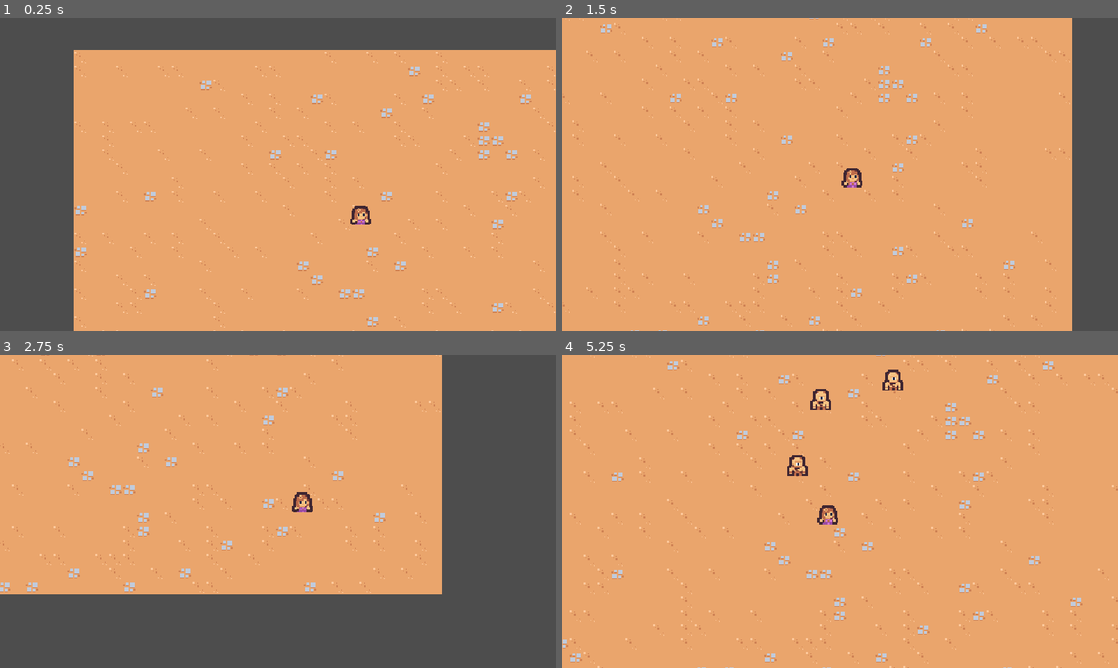
Above: before the commit, frames 1-4 (two rows, left to right).
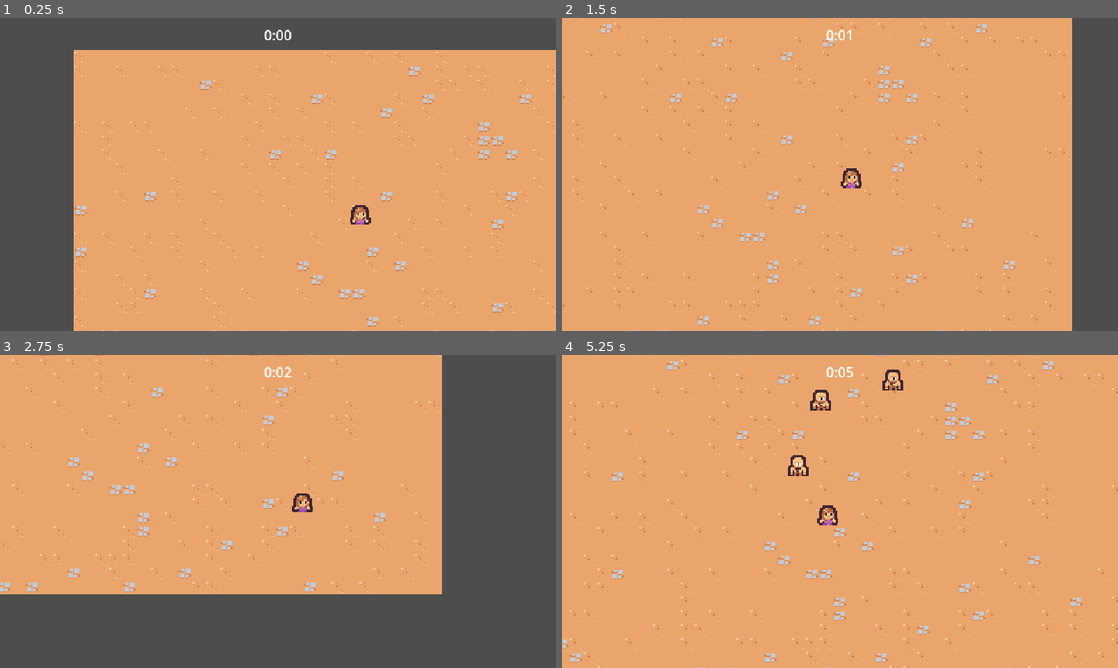
Above: after the commit, the same moments.

Repository: annehailer/cute-survivors
Game: Godot game, scene res://scenes/main/main.tscn
The game is run twice, just before and just after one commit, with the same random seed, the same clock (stepped at 60 frames per second) and the same inputs.
Inputs:
- Up to frame 1 (0.25 s): no input
- Up to frame 2 (1.5 s): hold Right (move_right) 0.53-1.28 s; hold Down (move_down) from 1.28 s (still down)
- Up to frame 3 (2.75 s): release Down (move_down) at 2.03 s; hold Right (move_right) from 2.03 s (still down)
- Up to frame 4 (5.25 s): release Right (move_right) at 2.78 s; hold Up (move_up) 2.78-3.53 s; hold Left (move_left) 3.53-5.03 s; hold Down (move_down) from 5.03 s (still down)

The runs differ from the first frame. In frame 1, 0.2% of the frame differs, in the area x 47-67%, y 3-66%; in frame 2, 0.2%; in frame 3, 0.1%; in frame 4, 0.3%, in the area x 40-62%, y 3-55%.

Commit message:
feat: timer

Diff:
--- a/project.godot
+++ b/project.godot
@@ -75,4 +75,3 @@
 
 textures/canvas_textures/default_texture_filter=0
 rendering_device/driver.windows="d3d12"
-2d/snap/snap_2d_transforms_to_pixel=true
--- /dev/null
+++ b/scenes/UI/arena_time_ui.gd
@@ -0,0 +1,18 @@
+extends CanvasLayer
+
+
+@export var arena_time_manager: Node
+@onready var label: = $%Label
+
+
+func _process(delta):
+	if arena_time_manager == null:
+		return
+	var time_elapsed = arena_time_manager.get_time_elapsed()
+	label.text = format_seconds_to_string(time_elapsed)
+
+
+func format_seconds_to_string(seconds: float):
+	var minutes = int(floor(seconds / 60))
+	var remaining_seconds = seconds - (minutes * 60)
+	return str(minutes) + ":" + ("%02d" % floor(remaining_seconds))
--- /dev/null
+++ b/scenes/UI/arena_time_ui.tscn
@@ -0,0 +1,22 @@
+[gd_scene format=3 uid="uid://dkvuwwppfjguw"]
+
+[ext_resource type="Script" uid="uid://dmiie8ye1fawv" path="res://scenes/UI/arena_time_ui.gd" id="1_8vf48"]
+
+[node name="ArenaTimeUI" type="CanvasLayer" unique_id=289628378]
+script = ExtResource("1_8vf48")
+
+[node name="MarginContainer" type="MarginContainer" parent="." unique_id=963049543]
+anchors_preset = 15
+anchor_right = 1.0
+anchor_bottom = 1.0
+grow_horizontal = 2
+grow_vertical = 2
+mouse_filter = 2
+theme_override_constants/margin_top = 8
+
+[node name="Label" type="Label" parent="MarginContainer" unique_id=1851476146]
+unique_name_in_owner = true
+layout_mode = 2
+size_flags_horizontal = 4
+size_flags_vertical = 0
+text = "time"
--- a/scenes/main/main.tscn
+++ b/scenes/main/main.tscn
@@ -1,11 +1,18 @@
 [gd_scene format=4 uid="uid://ch8c3thuo2plp"]
 
+[ext_resource type="PackedScene" uid="uid://dkvuwwppfjguw" path="res://scenes/UI/arena_time_ui.tscn" id="1_6q06x"]
 [ext_resource type="PackedScene" uid="uid://c8bxcgsul73pg" path="res://assets/player/player.tscn" id="1_hyk8p"]
 [ext_resource type="TileSet" uid="uid://bjpjvo58obrps" path="res://resources/tileset.tres" id="1_iuonh"]
-[ext_resource type="PackedScene" uid="uid://b0nyiy4t0trh1" path="res://managers/enemy_manager.tscn" id="1_l3cfh"]
+[ext_resource type="PackedScene" uid="uid://b0nyiy4t0trh1" path="res://scenes/managers/enemy_manager.tscn" id="1_l3cfh"]
+[ext_resource type="PackedScene" uid="uid://c1c2wd4se4vrg" path="res://scenes/managers/arena_time_manager.tscn" id="2_ow5a4"]
 [ext_resource type="PackedScene" uid="uid://6k3lnp08l0xa" path="res://scenes/game_camera/game_camera.tscn" id="3_k2fmo"]
 
-[node name="Main" type="Node2D" unique_id=1303884326]
+[node name="Main" type="Node" unique_id=1064688048]
+
+[node name="ArenaTimeUI" parent="." unique_id=289628378 node_paths=PackedStringArray("arena_time_manager") instance=ExtResource("1_6q06x")]
+arena_time_manager = NodePath("../ArenaTimeManager")
+
+[node name="ArenaTimeManager" parent="." unique_id=1737489471 instance=ExtResource("2_ow5a4")]
 
 [node name="EnemySpawnerManager" parent="." unique_id=1241279670 instance=ExtResource("1_l3cfh")]
 
--- /dev/null
+++ b/scenes/managers/arena_time_manager.gd
@@ -0,0 +1,7 @@
+extends Node
+
+@onready var timer = $Timer
+
+
+func get_time_elapsed():
+	return timer.wait_time - timer.time_left
--- /dev/null
+++ b/scenes/managers/arena_time_manager.tscn
@@ -0,0 +1,11 @@
+[gd_scene format=3 uid="uid://c1c2wd4se4vrg"]
+
+[ext_resource type="Script" uid="uid://8lc3jmtnqt5d" path="res://scenes/managers/arena_time_manager.gd" id="1_v4v8c"]
+
+[node name="ArenaTimeManager" type="Node" unique_id=1737489471]
+script = ExtResource("1_v4v8c")
+
+[node name="Timer" type="Timer" parent="." unique_id=747814661]
+wait_time = 60.0
+one_shot = true
+autostart = true
--- a/managers/enemy_manager.tscn
+++ b/scenes/managers/enemy_manager.tscn
@@ -1,6 +1,6 @@
 [gd_scene format=3 uid="uid://b0nyiy4t0trh1"]
 
-[ext_resource type="Script" uid="uid://d2uemrafu8ye1" path="res://managers/enemy_manager.gd" id="1_e74v5"]
+[ext_resource type="Script" uid="uid://d2uemrafu8ye1" path="res://scenes/managers/enemy_manager.gd" id="1_e74v5"]
 [ext_resource type="PackedScene" uid="uid://duw6d6777obyx" path="res://assets/enemies/basic_enemy.tscn" id="2_myqsb"]
 
 [node name="EnemySpawnerManager" type="Node" unique_id=1241279670]
Not shown, added: scenes/UI/arena_time_ui.gd.uid
Not shown, added: scenes/managers/arena_time_manager.gd.uid
Renamed: managers/enemy_manager.gd -> scenes/managers/enemy_manager.gd
Renamed: managers/enemy_manager.gd.uid -> scenes/managers/enemy_manager.gd.uid
